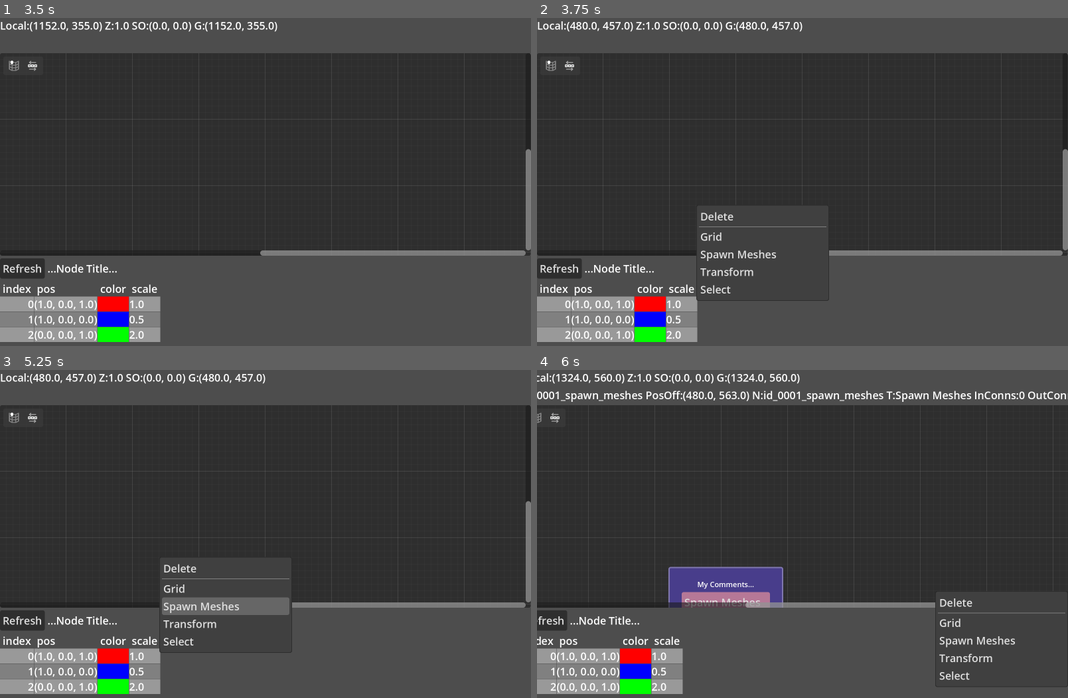
Above: before the commit, frames 1-4 (two rows, left to right).
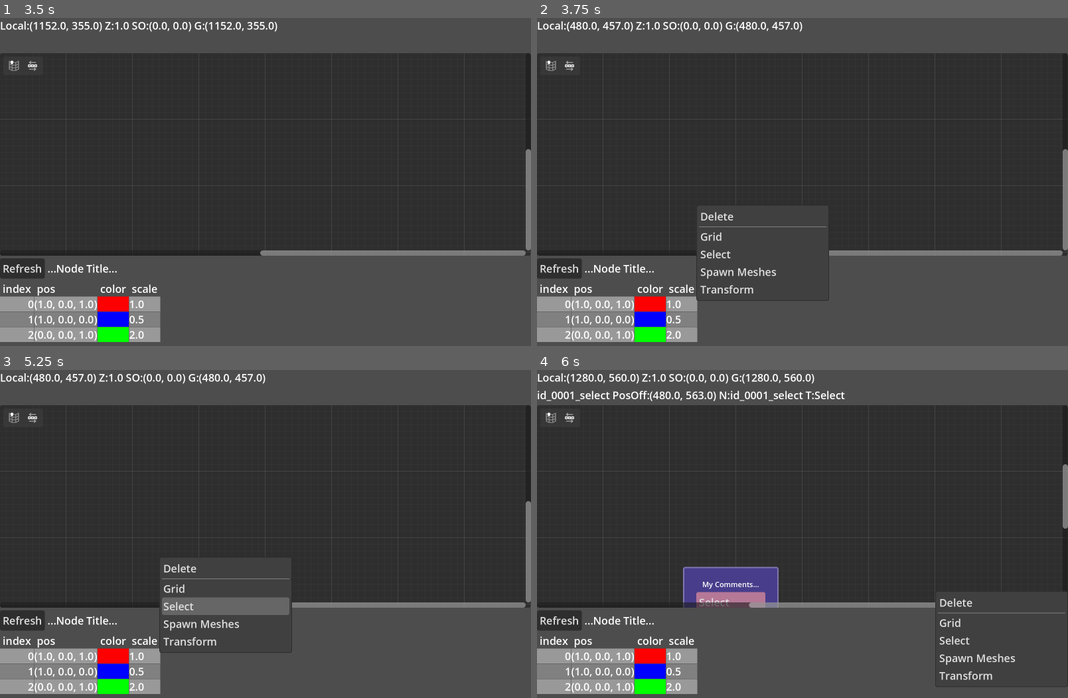
Above: after the commit, the same moments.

Repository: yabadabu/godot_flow
Game: Godot game, scene res://flow_root.tscn
Same seed, same stepped clock (60 frames per second), same inputs: the game is played once before the commit and once after it.
Inputs (mouse positions are in pixels of both pictures, inside the frame that each line leads up to):
- Up to frame 1 (3.5 s): click (15, 67) at 0.5 s; click (31, 67) at 1.25 s; click "Refresh" at 2 s; tap Enter at 2.75 s; move the mouse to (382, 172) at 2.77 s; hold D from 2.78 s (still down); tap C at 2.85 s; click (382, 172) at 2.92 s; tap R at 3.05 s
- Up to frame 2 (3.75 s): tap Space at 3.5 s; move the mouse to (696, 204) at 3.52 s; release D at 3.53 s; hold A from 3.53 s (still down); tap R at 3.6 s
- Up to frame 3 (5.25 s): tap C at 3.8, 4.35 s; tap Enter at 4.25 s; move the mouse to (318, 465) at 4.27 s; release A at 4.28 s; hold D from 4.28 s (still down); tap R at 4.55, 5.1 s; tap Space at 5 s; move the mouse to (238, 609) at 5.02 s; click (238, 609) at 5.17 s
- Up to frame 4 (6 s): tap C at 5.3 s; tap Enter at 5.75 s; move the mouse to (961, 589) at 5.77 s; release D at 5.78 s; hold A from 5.78 s (still down); tap X at 5.85 s

Frame 1 is identical in both runs. In frame 2, 0.5% of the frame differs, in the area x 30-45%, y 70-85%; in frame 3, 0.5%; in frame 4, 6.4%, in the area x 0-100%, y 1-99%.

Commit message:
Autoscan nodes from file getMeta is now static method

Diff:
--- a/flow_nodes/grid.gd
+++ b/flow_nodes/grid.gd
@@ -5,8 +5,9 @@
 @export var z : int = 1
 @export var step : Vector3 = Vector3( 1.0, 1.0, 1.0 )
 
-func getMeta() -> Dictionary :
+static func getMeta() -> Dictionary :
 	return {
+		"title" : "Grid",
 		"ins" : [],
 		"outs" : [{ "label" : "Out" }],
 	}
--- a/flow_nodes/select.gd
+++ b/flow_nodes/select.gd
@@ -2,14 +2,12 @@
 
 @export var ratio : float = 0.1
 
-func getMeta() -> Dictionary :
+static func getMeta() -> Dictionary :
 	return {
+		"title" : "Select",
 		"ins" : [{"label": "In" }],
 		"outs" : [{ "label" : "Out" }],
 	}
-
-func getTitle() -> String:
-	return "Select"
 
 func execute( ):
 	var input_data = get_input(0)
--- a/flow_nodes/spawn_meshes.gd
+++ b/flow_nodes/spawn_meshes.gd
@@ -2,8 +2,9 @@
 
 @export var value : float = 2.0
 
-func getMeta() -> Dictionary :
+static func getMeta() -> Dictionary :
 	return {
+		"title" : "Spawn Meshes",
 		"ins" : [{ "label" : "In" }],
 		"outs" : [{ "label" : "Out" }, { "label" : "Removed" }],
 	}
@@ -11,9 +12,6 @@
 func isFinal() -> bool:
 	return true
 
-func getTitle() -> String:
-	return "Spawn Meshes"
-
 func execute( ):
 	var input = get_input(0)
 	for data in input:
--- a/flow_nodes/transform.gd
+++ b/flow_nodes/transform.gd
@@ -2,14 +2,12 @@
 
 @export var trans : Transform3D = Transform3D(Basis.IDENTITY, Vector3(0,0,1))
 
-func getMeta() -> Dictionary :
+static func getMeta() -> Dictionary :
 	return {
+		"title" : "Transform",
 		"ins" : [{"label": "In" }],
 		"outs" : [{ "label" : "Out" }],
 	}
-
-func getTitle() -> String:
-	return "Transform"
 
 func execute( ):
 	var output = []
--- a/flow_root.gd
+++ b/flow_root.gd
@@ -20,24 +20,36 @@
 var max_id = min_id
 
 # During graph deps evaluation
-var nodes_by_name = {}
-
-var node_types = {
-	"grid" : "Grid",
-	"spawn_meshes" : "Spawn Meshes",
-	"transform" : "Transform",
-	"select" : "Select",
-}
-
-func getNewName():
+var gedit_nodes_by_name = {}
+
+var node_types = { }
+
+func getNewName( suffix : String ):
 	counter+= 1
-	return "id_%04d" % counter
+	return "id_%04d_%s" % [ counter, suffix ]
+
+func scanAvailableNodes():
+	var directory_path := "res://flow_nodes"
+	var files := ResourceLoader.list_directory(directory_path)
+	for file in files:
+		var full_res_path = directory_path + "/" + file
+		var loaded_class = load( full_res_path ) as Script
+		if not loaded_class:
+			push_error("Failed to load class %s" % full_res_path )
+			continue
+		#var meta = loaded_class.getMeta()
+		#var title = meta.title
+		var stem = file.get_basename()
+		node_types[ stem ] = loaded_class
 
 func _ready():
+
+	scanAvailableNodes()
+
 	#gedit.theme.ac = Color( 1, 0.5, 0.5 );
 	var pm = %PopupMenu as PopupMenu
 	for key in node_types.keys():
-		var label = node_types[ key ]
+		var label = node_types[ key ].getMeta().title
 		pm.add_item(label, max_id, KEY_NONE )
 		max_id += 1
 	pass
@@ -74,8 +86,7 @@
 		r = r.expand( p1 )
 	return r
 
-
-# Get all connections for a specific node
+# Get all connections aarriving to a specific node
 func getNodeInputConnections(node_name: StringName) -> Array[Dictionary]:
 	var conns : Array[Dictionary] = []	    # Connections coming INTO this node
 	var all_connections = gedit.get_connection_list()
@@ -84,39 +95,6 @@
 			conns.append( connection )
 	return conns
 
-
-# Get all connections for a specific node
-func getNodeConnections(node_name: StringName) -> Dictionary:
-	var node_connections = {
-		"inputs": [],    # Connections coming INTO this node
-		"outputs": []    # Connections going OUT of this node
-	}
-
-	# Get all connections in the graph
-	var all_connections = gedit.get_connection_list()
-
-	# Filter connections for this specific node
-	for connection in all_connections:
-		# connection is a Dictionary with: from_node, from_port, to_node, to_port
-
-		if connection.to_node == node_name:
-			# This node is receiving input
-			node_connections.inputs.append({
-				"from_node": connection.from_node,
-				"from_port": connection.from_port,
-				"to_port": connection.to_port
-			})
-
-		if connection.from_node == node_name:
-			# This node is sending output
-			node_connections.outputs.append({
-				"to_node": connection.to_node,
-				"to_port": connection.to_port,
-				"from_port": connection.from_port
-			})
-
-	return node_connections
-
 func localToGraphCoords( local_coords : Vector2 ):
 	#var view_zero_in_scroll_offset = gedit.scroll_offset / gedit.zoom
 	return ( gedit.scroll_offset + local_coords ) / gedit.zoom
@@ -124,25 +102,17 @@
 func addNode( node_name ):
 
 	var node = packed_node.instantiate() as GraphNode
-	var logic_uri = "res://flow_nodes/%s.gd" % node_name
-
-	# Check if file exists first
-	if not ResourceLoader.exists(logic_uri):
-		push_error("Error: Logic file does not exist at ", logic_uri)
+	var logic = node_types.get( node_name, null )
+	if not logic:
+		push_error("node_type %s is not registered", node_name)
 		return null
 
-	var logic = load( logic_uri ) as Script
-	if not logic:
-		push_error("Error: Scene file failed to load ", logic_uri)
-		return null
-
 	node.set_script(logic)
 
-	node.name = getNewName() + ( "_%s" % node_name )
+	node.name = getNewName(node_name)
 	node.position_offset = localToGraphCoords(local_drop_position)
-	node.title = node.getTitle()
+	node.title = node.getMeta().title
 	node.initFromScript()
-	#node.size.x = 400
 	gedit.add_child(node)
 
 	if auto_connect_from_node:
@@ -204,7 +174,7 @@
 	rect.size += comment_padding * 2
 
 	var frame := GraphFrame.new()
-	frame.name = getNewName()
+	frame.name = getNewName("comment")
 	frame.title = "My Comments..."
 	frame.position_offset = rect.position
 	frame.size = rect.size
@@ -221,8 +191,6 @@
 		var node = c as GraphNode
 		if node and node.selected:
 			new_text = "%s PosOff:%s N:%s T:%s" % [node.name, node.position_offset, node.name, node.title ]
-			var conns = getNodeConnections( node.name )
-			new_text += " InConns:%d OutConn:%d" % [conns.inputs.size(), conns.outputs.size() ]
 			break
 	node_info.text = new_text
 
@@ -277,7 +245,7 @@
 	node.deps = getNodeInputConnections( node.name )
 	var deps : Array[ FlowNodeBase ] = [ node ]
 	for dep in node.deps:
-		var dep_node = nodes_by_name.get( dep.from_node, null )
+		var dep_node = gedit_nodes_by_name.get( dep.from_node, null )
 		if not dep_node:
 			push_error( "Failed to find node %s in the graph" % dep.from_node )
 			continue
@@ -313,10 +281,10 @@
 
 func evalGraph():
 	print( "evalGraph starts" )
-	nodes_by_name = {}
+	gedit_nodes_by_name = {}
 	for c in gedit.get_children():
 		print( "  ", c.name )
-		nodes_by_name[ c.name ] = c
+		gedit_nodes_by_name[ c.name ] = c
 
 	print( "getEvalOrder..." )
 	var nodes_to_eval = getEvalOrder( )
@@ -324,10 +292,9 @@
 		print( "  ", node )
 
 		for req in node.deps:
-			print("  - req : ", req )
-			var req_node = nodes_by_name.get( req.from_node )
+			var req_node = gedit_nodes_by_name.get( req.from_node )
 			var data = req_node.get_output( req.from_port )
 			node.set_input( req.to_port, data )
-			#node.set_input( req.)
+
 		node.preExecute()
 		node.execute()
